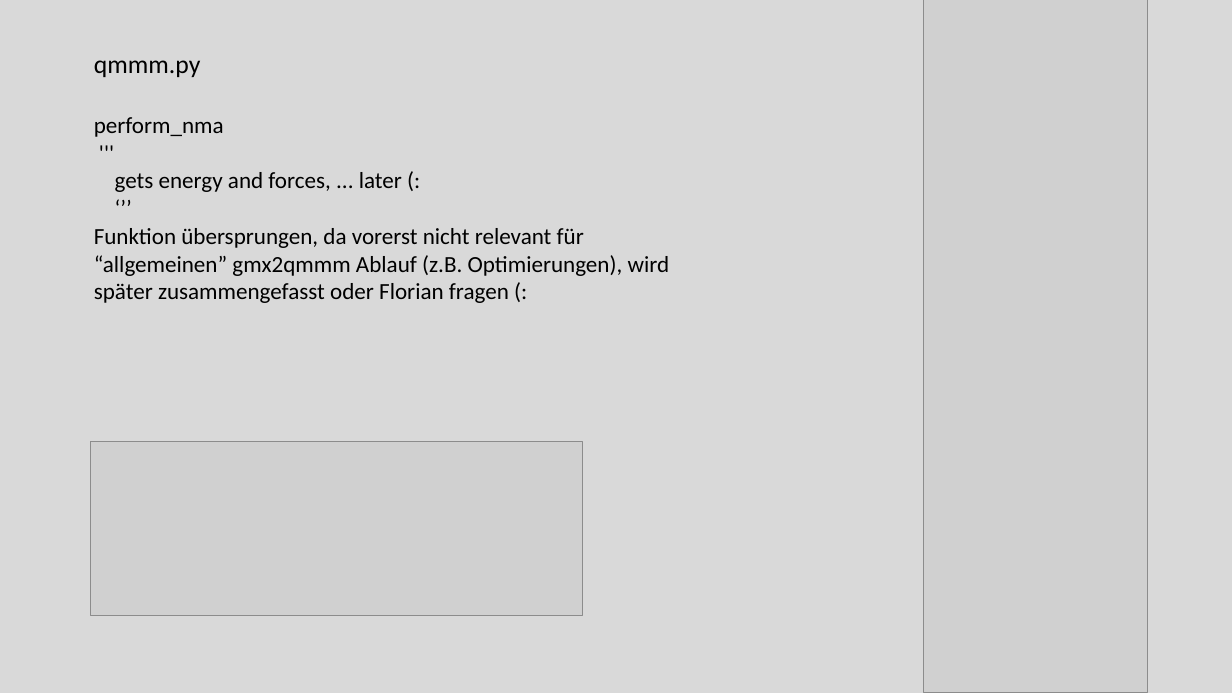
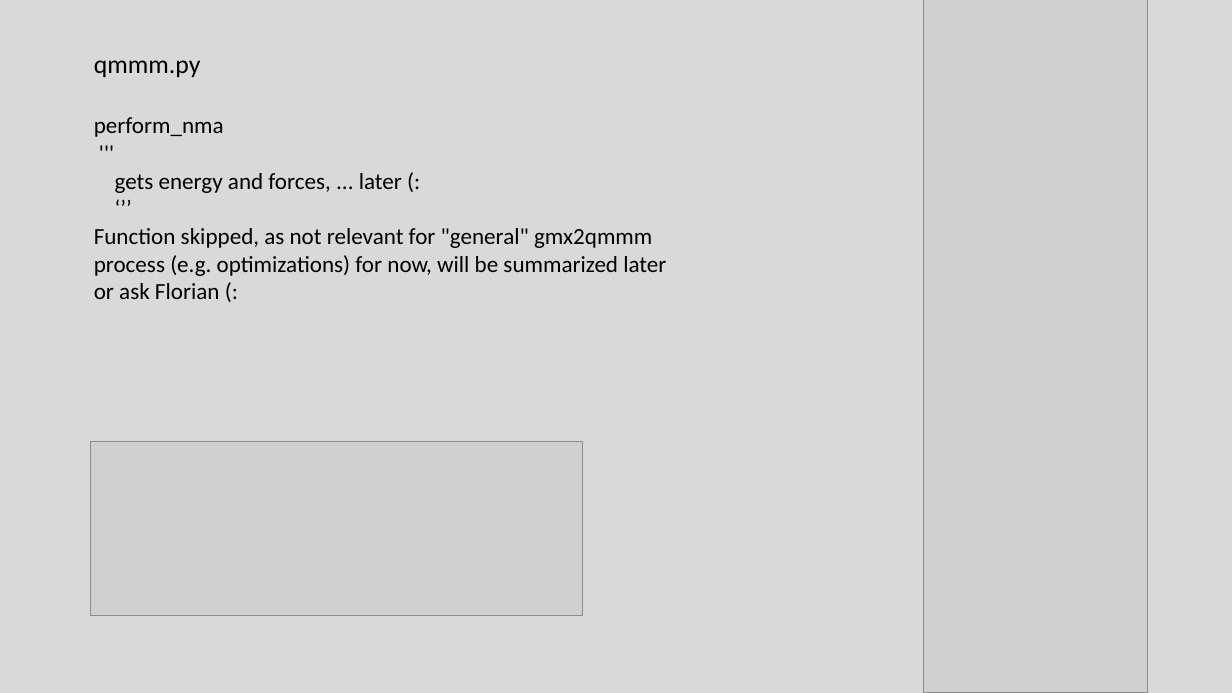
Before and after one commit to AlinaJansen/qmmm_revision, a slide deck: slide 37 of gmx2qmmm_overview.pptx (slide 34 before the commit). Drawn at 1232x693 pixels with LibreOffice and Linux fonts; fonts in the diff are those of the drawing; grey boxes stand for pictures. Boxes give left, top, right and bottom in pixels: in the first picture for what was removed or moved away, otherwise in the second. Text is boxed around its words. In the diff, an @@ line names an element or a change of style, - is before the commit and + after.

```diff
--- a/gmx2qmmm_overview.pptx
+++ b/gmx2qmmm_overview.pptx
@@ text at (x1=94, y1=228, x2=666, y2=299): text changed @@
-Funktion übersprungen, da vorerst nicht relevant für “allgemeinen” gmx2qmmm Ablauf (z.B. Optimierungen), wird später zusammengefasst oder Florian fragen (:
+Function skipped, as not relevant for "general" gmx2qmmm process (e.g. optimizations) for now, will be summarized later or ask Florian (:
```
Also in this commit, not shown: 4 other slides changed, 19 slides added, 3 other files.
